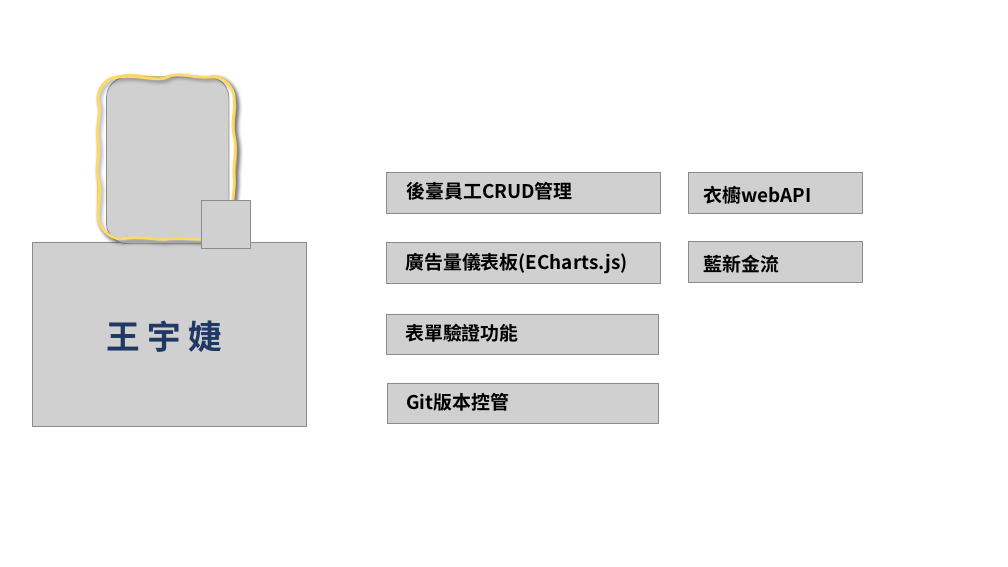
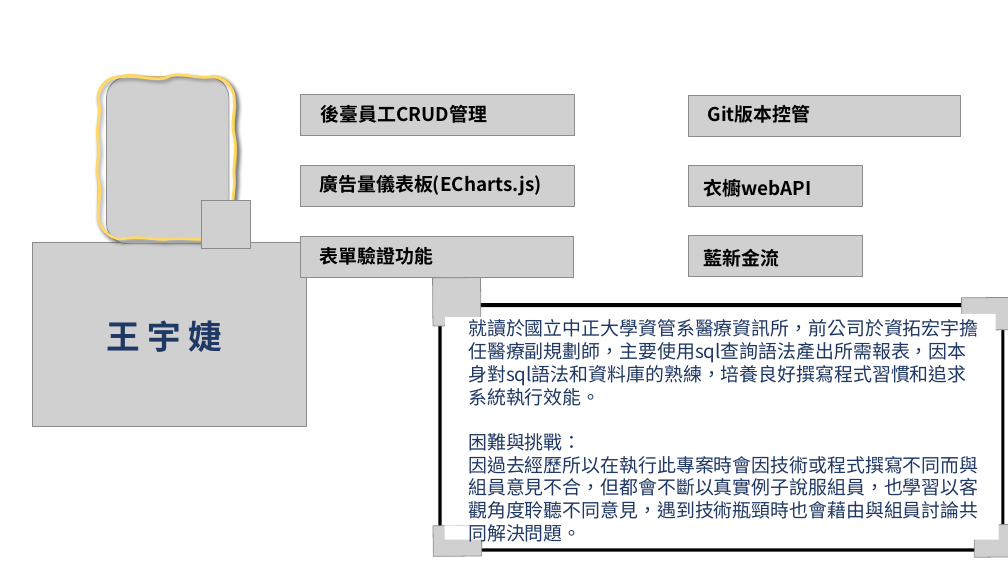
Before and after one commit to Bobo0808/final_REPO, a slide deck: slide 20 of ChickenLive.ppsx. Drawn at 1008x567 pixels with LibreOffice and Linux fonts; fonts in the diff are those of the drawing; grey boxes stand for pictures; background and template pictures are left out. Boxes give left, top, right and bottom in pixels: in the first picture for what was removed or moved away, otherwise in the second. Text is boxed around its words. In the diff, an @@ line names an element or a change of style, - is before the commit and + after.

```diff
--- a/ChickenLive.ppsx
+++ b/ChickenLive.ppsx
@@ 3 pictures, 1 text: place and size @@
-3 pictures, 1 text at <box>386,172,661,355</box>
+3 pictures, 1 text at <box>300,95,575,278</box>
@@ picture: place and size @@
-picture at <box>387,383,659,423</box>
+picture at <box>689,95,960,136</box>
@@ text "Git版本控管": place and size @@
-text "Git版本控管" at <box>406,393,509,411</box>
+text "Git版本控管" at <box>708,105,811,123</box>
@@ text "廣告量儀表板(ECharts.js)": place and size @@
-text "廣告量儀表板(ECharts.js)" at <box>405,253,627,274</box>
+text "廣告量儀表板(ECharts.js)" at <box>320,175,542,196</box>
@@ text "衣櫥webAPI": place and size @@
-text "衣櫥webAPI" at <box>703,186,811,204</box>
+text "衣櫥webAPI" at <box>703,179,811,197</box>
@@ text "表單驗證功能": place and size @@
-text "表單驗證功能" at <box>405,324,518,342</box>
+text "表單驗證功能" at <box>320,247,433,265</box>
@@ 2 pictures, 1 text: place and size @@
-2 pictures, 1 text at <box>689,172,863,283</box>
+2 pictures, 1 text at <box>689,166,863,276</box>
@@ group added at <box>432,277,1008,557</box>: 11 rectangles, 4 pictures, 1 text @@
+就讀於國立中正大學資管系醫療資訊所，前公司於資拓宏宇擔任醫療副規劃師，主要使用sql查詢語法產出所需報表，因本身對sql語法和資料庫的熟練，培養良好撰寫程式習慣和追求系統執行效能。
+困難與挑戰：
+因過去經歷所以在執行此專案時會因技術或程式撰寫不同而與組員意見不合，但都會不斷以真實例子說服組員，也學習以客觀角度聆聽不同意見，遇到技術瓶頸時也會藉由與組員討論共同解決問題。
```
Also in this commit, not shown: 8 other files.
